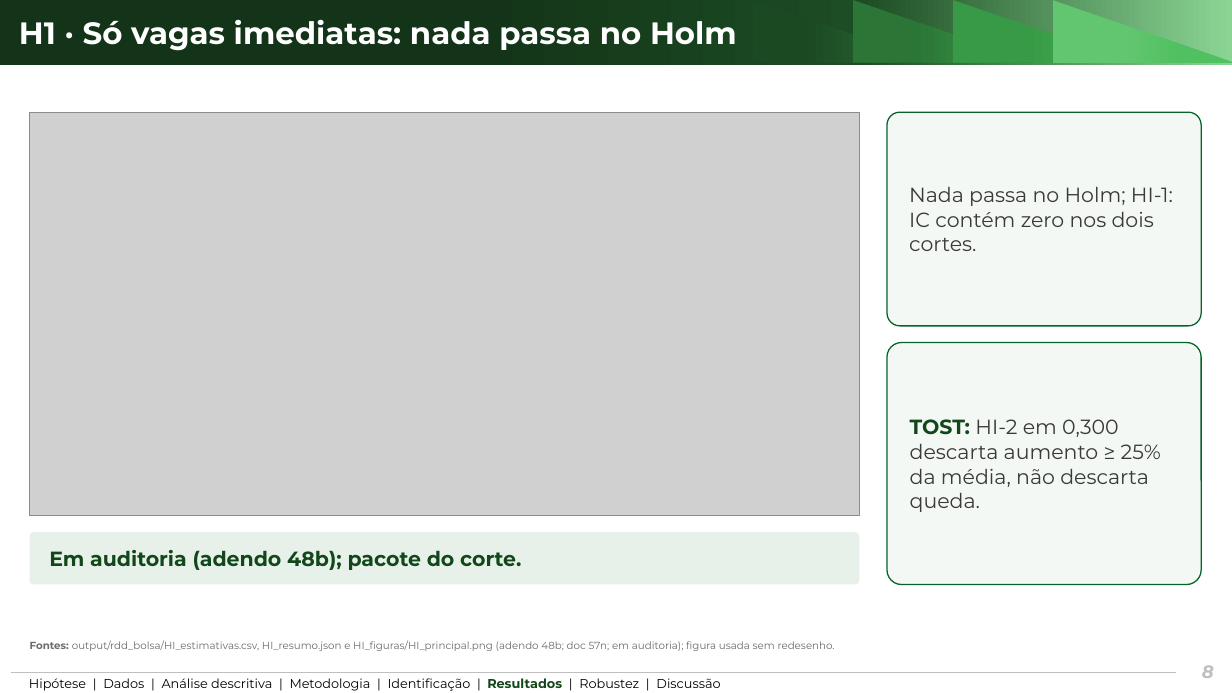
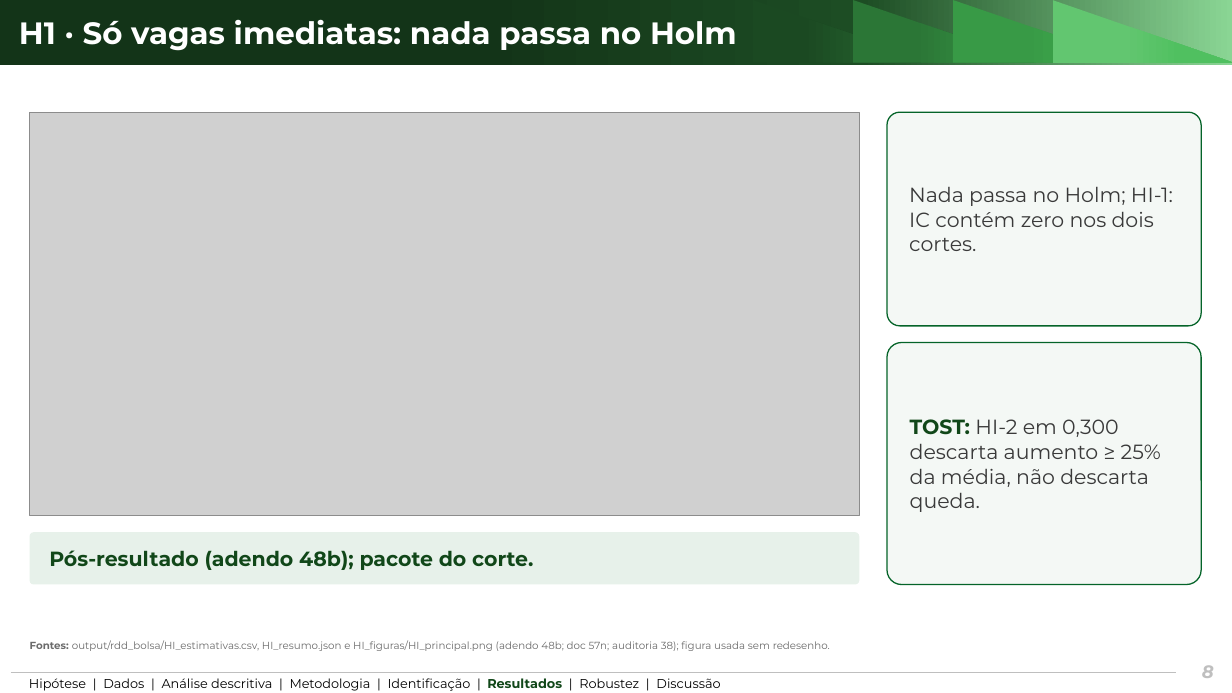
Before and after one commit to ka1victor/impact-eval-health-econ-pmme, a slide deck: slide 8 of output/apresentacao_banca2/deck_banca2_curto.pptx. Drawn at 1232x693 pixels with LibreOffice and Linux fonts; fonts in the diff are those of the drawing; grey boxes stand for pictures; background and template pictures are left out. Boxes give left, top, right and bottom in pixels: in the first picture for what was removed or moved away, otherwise in the second. Text is boxed around its words. In the diff, an @@ line names an element or a change of style, - is before the commit and + after.

```diff
--- a/output/apresentacao_banca2/deck_banca2_curto.pptx
+++ b/output/apresentacao_banca2/deck_banca2_curto.pptx
@@ text in rounded rectangle at (49,550,533,570): text changed @@
-Em auditoria (adendo 48b); pacote do corte.
+Pós-resultado (adendo 48b); pacote do corte.
@@ text at (30,640,830,651): text changed @@
-Fontes: output/rdd_bolsa/HI_estimativas.csv, HI_resumo.json e HI_figuras/HI_principal.png (adendo 48b; doc 57n; em auditoria); figura usada sem redesenho.
+Fontes: output/rdd_bolsa/HI_estimativas.csv, HI_resumo.json e HI_figuras/HI_principal.png (adendo 48b; doc 57n; auditoria 38); figura usada sem redesenho.
```
Also in this commit, not shown: 6 other slides changed, 27 other files.
